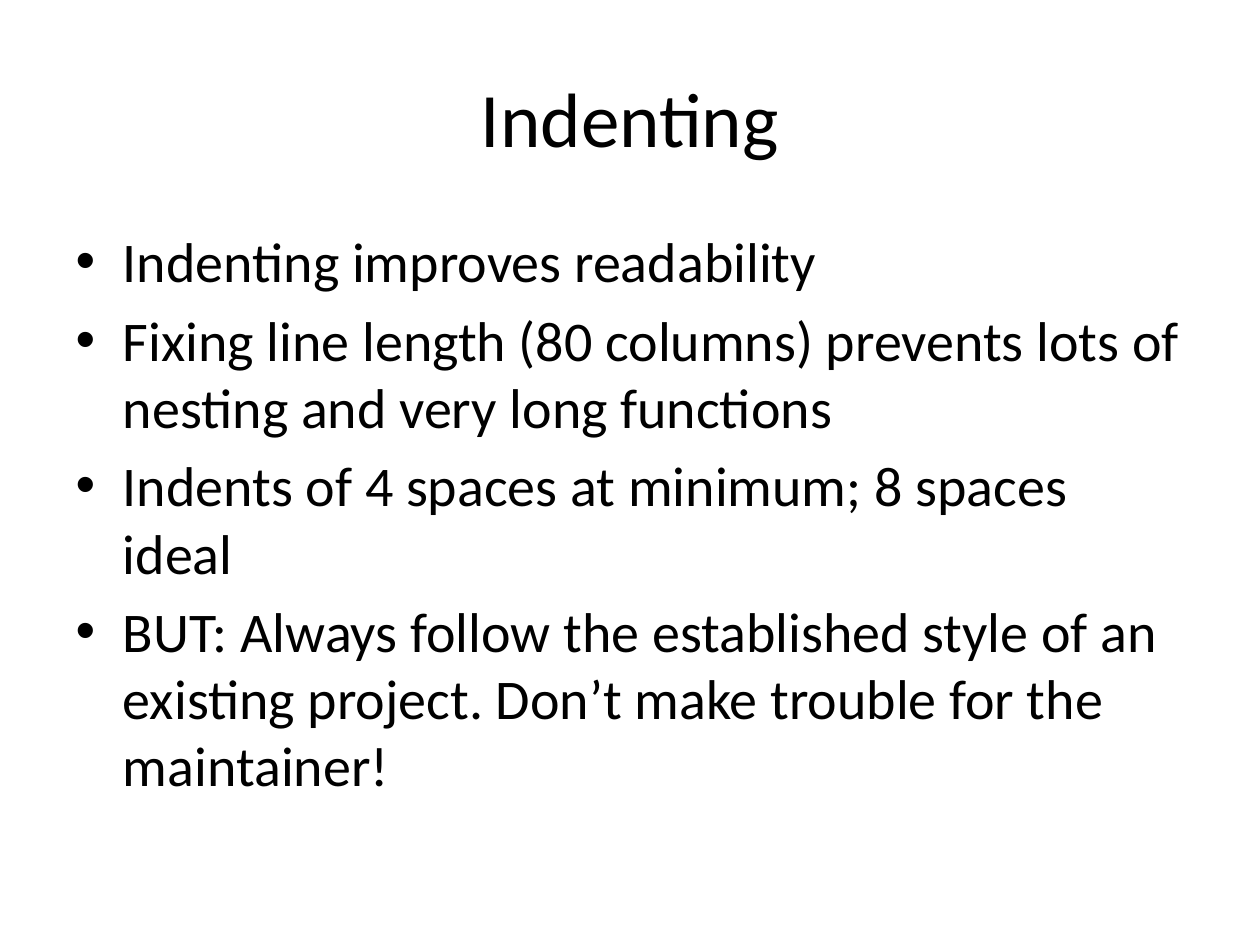
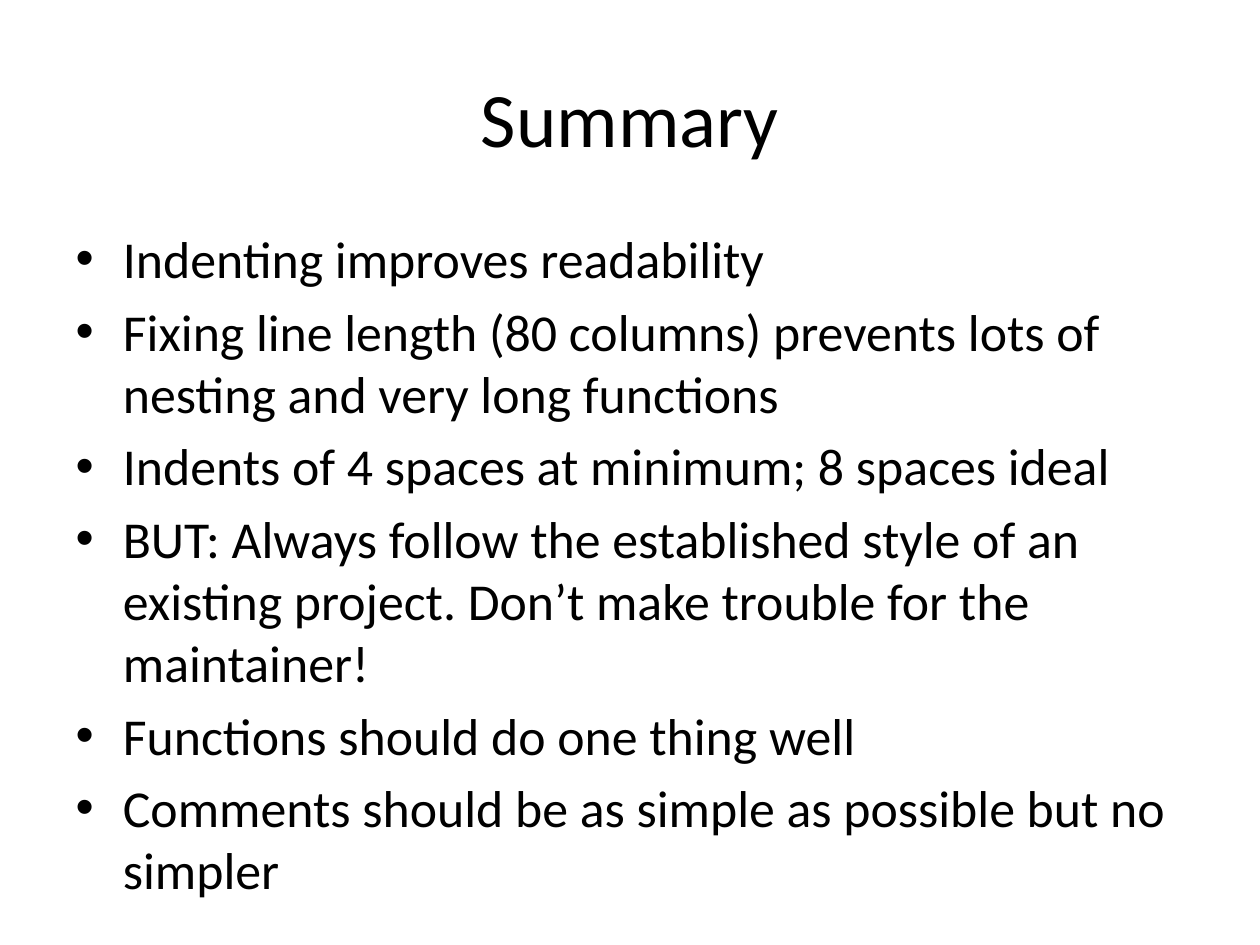
Before and after one commit to Max201510/Biostat776, a slide deck: slide 11 of notes/codingstandards.pptx (slide 9 before the commit). Drawn at 1260x945 pixels with LibreOffice and Linux fonts; fonts in the diff are those of the drawing. Boxes give left, top, right and bottom in pixels: in the first picture for what was removed or moved away, otherwise in the second. Text is boxed around its words. In the diff, an @@ line names an element or a change of style, - is before the commit and + after.

Commit message:
Add functions and commenting

```diff
--- a/notes/codingstandards.pptx
+++ b/notes/codingstandards.pptx
@@ title at (x1=481, y1=97, x2=778, y2=160): text changed @@
-Indenting
+Summary
@@ text at (x1=123, y1=242, x2=1110, y2=683): size 32 to 29.6 pt in "Indenting improves readability", "Fixing line length (80 columns) prevents lots ...", "Indents of 4 spaces at minimum; 8 ...", "BUT: Always follow the established style of ..." @@
@@ text at (x1=123, y1=719, x2=1164, y2=836): paragraphs added @@
+• Functions should do one thing well
+• Comments should be as simple as possible but no simpler
```
Also in this commit, not shown: 1 other slide changed, 2 slides added, 1 other file.
